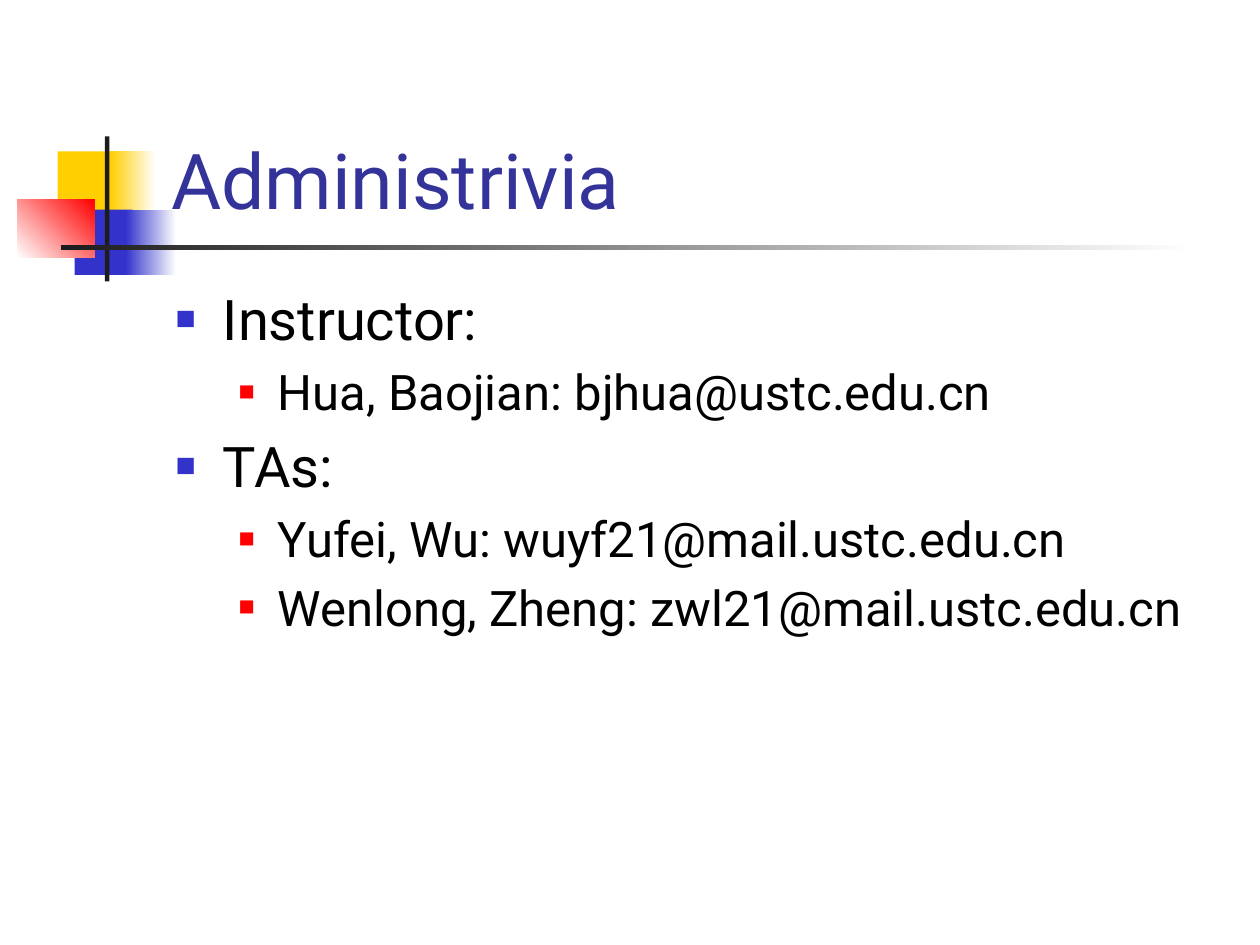
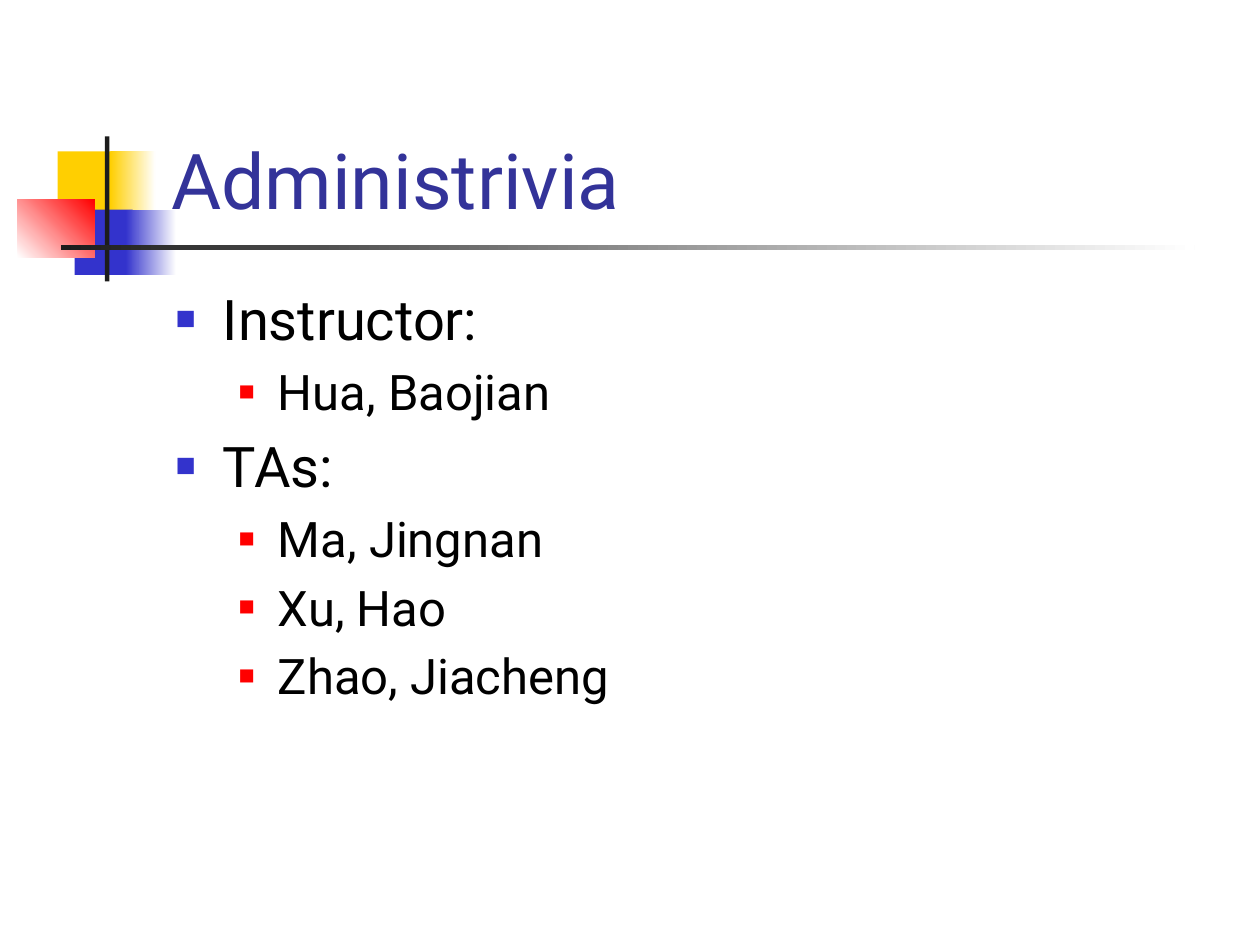
Before and after one commit to csslab-ustc/csslab-ustc.github.io, a slide deck: slide 9 of courses/sysprog/slides/lec01-overview.pptx (slide 8 before the commit). Drawn at 1260x945 pixels with LibreOffice and Linux fonts; fonts in the diff are those of the drawing. Boxes give left, top, right and bottom in pixels: in the first picture for what was removed or moved away, otherwise in the second. Text is boxed around its words. In the diff, an @@ line names an element or a change of style, - is before the commit and + after.

```diff
--- a/courses/sysprog/slides/lec01-overview.pptx
+++ b/courses/sysprog/slides/lec01-overview.pptx
@@ text at (278,374,550,421): text changed @@
-  ■ Hua, Baojian: bjhua@ustc.edu.cn
+  ■ Hua, Baojian
@@ text at (278,521,609,705): text changed @@
-  ■ Yufei, Wu: wuyf21@mail.ustc.edu.cn
-  ■ Wenlong, Zheng: zwl21@mail.ustc.edu.cn
+  ■ Ma, Jingnan
+  ■ Xu, Hao
+  ■ Zhao, Jiacheng
```
Also in this commit, not shown: 9 other slides changed, 2 slides added, 1 slide removed, 28 other files.
